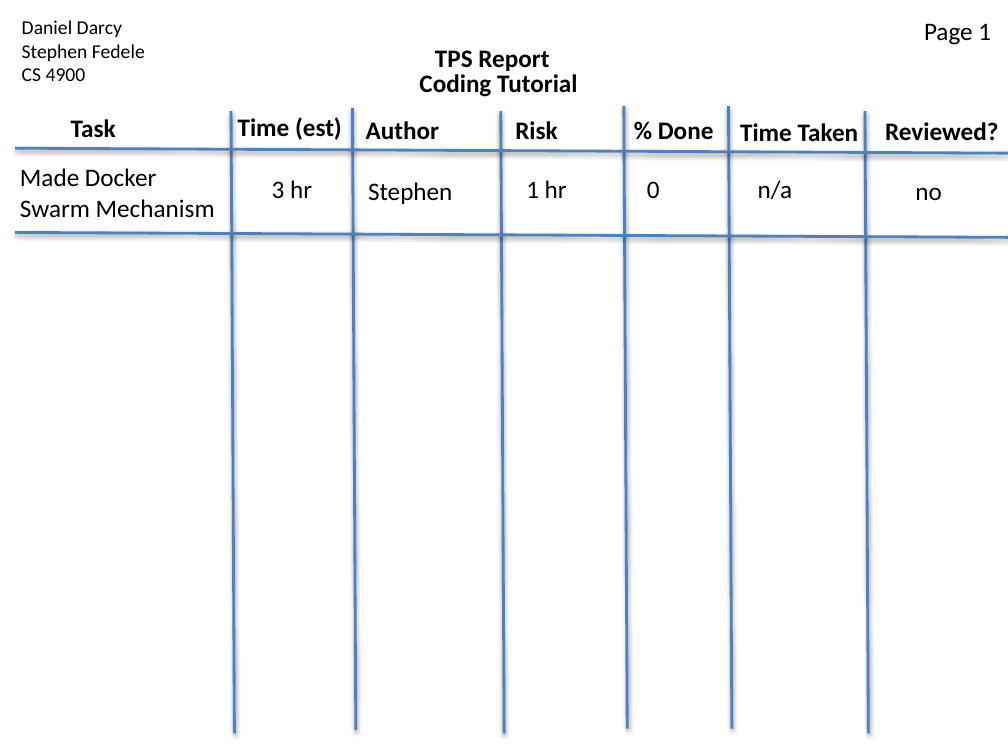
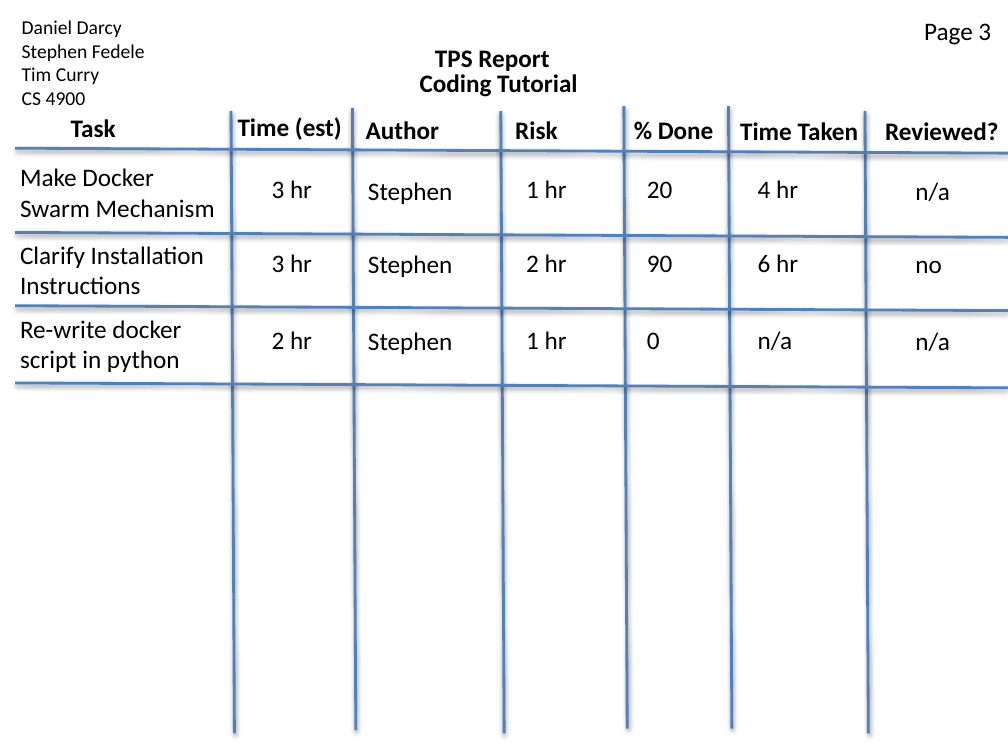
Before and after one commit to strangeprogrammer/CodeTutorials, a slide deck: slide 4 of TPS_Stories.pptx. Drawn at 1008x756 pixels with LibreOffice and Linux fonts; fonts in the diff are those of the drawing. Boxes give left, top, right and bottom in pixels: in the first picture for what was removed or moved away, otherwise in the second. Text is boxed around its words. In the diff, an @@ line names an element or a change of style, - is before the commit and + after.

```diff
--- a/TPS_Stories.pptx
+++ b/TPS_Stories.pptx
@@ text at box(924, 23, 991, 45): text changed @@
-Page 1
+Page 3
@@ text at box(22, 67, 99, 84): paragraph added @@
+Tim Curry
@@ text at box(20, 168, 215, 218): text changed @@
-Made Docker Swarm Mechanism
+Make Docker Swarm Mechanism
@@ text at box(647, 181, 673, 198): text changed @@
-0
+20
@@ text at box(758, 180, 798, 198): text changed @@
-n/a
+4 hr
@@ text added at box(915, 182, 950, 201), 18 pt, text #000000 @@
+n/a
@@ text added at box(20, 246, 204, 295), 18 pt, text #000000 @@
+Clarify Installation Instructions
@@ text added at box(272, 254, 312, 272), 18 pt, text #000000 @@
+3 hr
@@ text added at box(368, 255, 452, 277), 18 pt, text #000000 @@
+Stephen
@@ text added at box(526, 254, 567, 272), 18 pt, text #000000 @@
+2 hr
@@ text added at box(647, 255, 673, 272), 18 pt, text #000000 @@
+90
@@ text added at box(758, 254, 798, 272), 18 pt, text #000000 @@
+6 hr
@@ text "no": place and size @@
-text "no" at box(915, 187, 941, 200)
+text "no" at box(915, 260, 941, 273)
@@ line added from (15, 305) to (1008, 310), #4F81BD 2 pt @@
@@ text added at box(20, 320, 181, 372), 18 pt, text #000000 @@
+Re-write docker script in python
@@ text added at box(272, 331, 312, 349), 18 pt, text #000000 @@
+2 hr
@@ text added at box(368, 332, 452, 354), 18 pt, text #000000 @@
+Stephen
@@ text added at box(526, 331, 567, 349), 18 pt, text #000000 @@
+1 hr
@@ text added at box(647, 332, 660, 349), 18 pt, text #000000 @@
+0
@@ text added at box(758, 331, 793, 350), 18 pt, text #000000 @@
+n/a
@@ text added at box(915, 332, 950, 351), 18 pt, text #000000 @@
+n/a
@@ line added from (15, 383) to (1008, 388), #4F81BD 2 pt @@
```
Also in this commit, not shown: 2 other slides changed.
